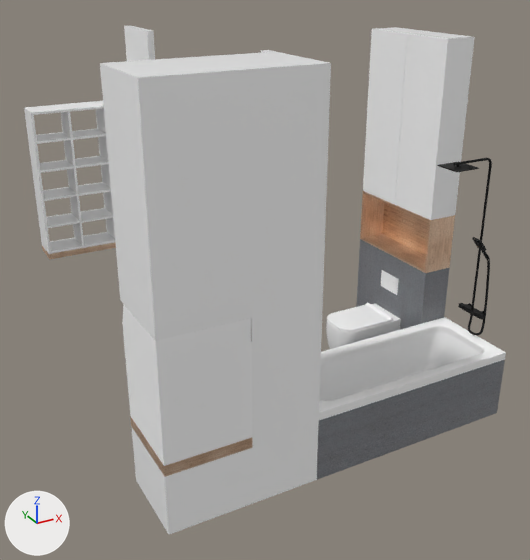
A saved change to the glTF model public/3dmodels/utility-room-v2.glb.
The view is the same before and after, from a 50 mm lens placed at (-2.6, -4.86, 3.32), pointed at (-0.03, -0.19, 0.99). Arrows for +X, +Y and +Z are at lower left; the lights stay in place. The first picture is the older version. Where no turn or scale is listed for an object, it has been applied to the vertices. Vertices at exactly the same position are counted once.
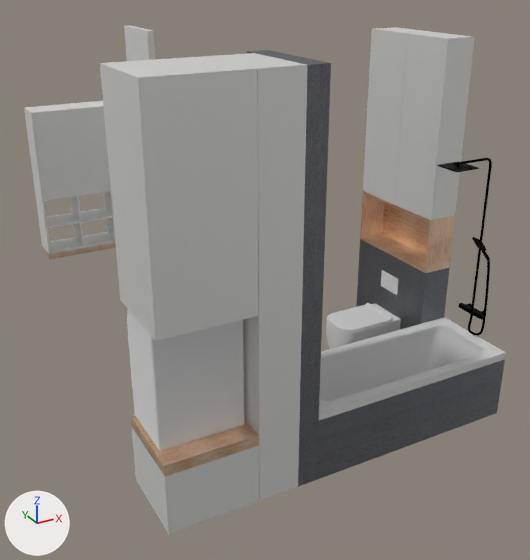
Where the newer file only moved an object's origin or applied its transform, the numbers keep the older frame.

Changed parts and their boxes (x1, y1, x2, y2) in the pictures (530 x 560 px):
'Body32', recoloured, surface changed
    both: (100, 57, 251, 341)
'Body34', recoloured, surface changed, reshaped
    before: (251, 197, 319, 503)
    after: (243, 200, 304, 501)
'Body31', reshaped (10% narrower, 13% shorter)
    before: (122, 304, 252, 466)
    after: (127, 310, 244, 451)
'Body28', recoloured, surface changed
    both: (395, 32, 475, 220)
'Body33', recoloured, surface changed
    both: (210, 53, 308, 208)
'Body2', recoloured, surface changed (darker)
    both: (319, 317, 506, 420)
'Body4', surface changed, recoloured (darker)
    both: (317, 360, 505, 480)
'Body44', recoloured, surface changed, reshaped
    both: (24, 101, 115, 254)
'Body20', recoloured, surface changed
    both: (261, 50, 331, 482)
'Body1.002', recoloured, surface changed
    both: (131, 427, 253, 534)
'Body43', recoloured, surface changed (darker)
    both: (363, 27, 430, 204)
'Body26', surface changed, recoloured (darker)
    both: (356, 239, 449, 329)
'Body2.001', recoloured, surface changed
    both: (327, 302, 393, 332)
'Body1', recoloured, surface changed
    both: (326, 303, 401, 349)
'Body41', recoloured, surface changed
    both: (124, 25, 155, 61)
'Body1.001', recoloured
    both: (454, 158, 492, 318)
'Body7', recoloured
    both: (468, 259, 490, 336)
'Body3', recoloured, surface changed
    both: (381, 270, 399, 295)
'Body5.001', recoloured (dark grey to black)
    both: (437, 161, 476, 172)
'Body6', recoloured
    both: (472, 237, 490, 260)
'Body3.001', recoloured
    both: (478, 313, 485, 320)
'Body5', recoloured, surface changed
    both: (389, 280, 395, 288)
'Body4.001', recoloured, surface changed
    both: (384, 277, 389, 285)
'Body2.002', recoloured
    both: (458, 303, 464, 309)
part 1 of me_body20, reshaped
    before: (261, 50, 331, 482)
    after: (247, 50, 331, 487)
part 4 of me_body44, built on
    both: (25, 101, 115, 253)
part 5 of me_body1, reshaped
    after: (327, 303, 401, 349)
part 6 of me_body1, recoloured
    both: (326, 319, 399, 345)
part 7 of me_body2_001, added
    after: (327, 304, 391, 332)
part 8 of me_body2_001, added
    after: (366, 302, 392, 320)
part 9 of me_body2_001, recoloured
    both: (357, 320, 391, 330)
part 10 of me_body3, added
    after: (381, 270, 399, 294)

The change, as a list of edits to the scene's bpy script:
```text
Change mat_abs__white:
    mat_abs__white.base_color: (1.0, 1.0, 1.0) -> (0.823, 0.823, 0.813)  # white #ffffff -> white #eaeae9
    mat_abs__white.roughness: 0.185 -> 0.76
    mat_abs__white.metallic: 0.0 -> 1.0
Change mat_abs__white___1:
    mat_abs__white___1.base_color: (0.0319, 0.0319, 0.0319) -> (0.0, 0.0, 0.0)  # dark grey #323232 -> black #000000
Change me_body2:
    where me_body2.from_pydata(...)  # 952 vertices, 1900 faces; spans x -0.85..0.85, y -0.35..0.35, z 0.1..0.55
    remove me_body2.materials.append(mat_abs__white)  # white #ffffff
    add me_body2.materials.append(mat_ceramic)  # white #e7e7e7
Change me_body4:
    where me_body4.from_pydata(...)  # 16 vertices, 32 faces; spans x -0.85..0.85, y -0.35..0.35, z 0.0..0.49
    remove me_body4.materials.append(mat_material_001)  # picture img_gray_tiles
    add me_body4.materials.append(mat_tilesnew)  # picture img_gray_tiles
Change me_body20:
    remove me_body20.from_pydata(...)  # 8 vertices, 12 faces; spans x -0.35..-0.3, y -1.42..-0.72, z 0.0..2.8
    remove me_body20.materials.append(mat_abs__white)  # white #ffffff
    add me_body20.from_pydata(...)  # 32 vertices, 60 faces; spans x -0.45..-0.3, y -1.42..-0.72, z 0.0..2.8
    me_body20 part 1
    4 vertices are removed from x -0.35, y -1.42..-0.72, z 0.0..2.8
    12 faces are deleted
    16 vertices are added at x -0.45..-0.43, y -1.42..-0.72, z 0.0..2.8
    12 new vertices lie (0.13, 0.0, 0.0) away from vertices in x -0.43, y -1.32..-0.82, z 1.3..2.12
    60 new faces join them
    add me_body20.materials.append(mat_tilesnew)  # picture img_gray_tiles
Change me_body26:
    where me_body26.from_pydata(...)  # 8 vertices, 12 faces; spans x 1.15..1.4, y -0.715..0.185, z 0.0..1.0
    remove me_body26.materials.append(mat_material_001)  # picture img_gray_tiles
    add me_body26.materials.append(mat_tilesnew)  # picture img_gray_tiles
Change me_body31:
    remove me_body31.from_pydata(...)  # 336 vertices, 667 faces; spans x -1.4..-0.8, y -1.415..-0.765, z 0.53..1.38
    remove me_body31.materials.append(mat_material_002)  # picture img_washingmachine
    add me_body31.from_pydata(...)  # 493 vertices, 980 faces; spans x -1.375..-0.775, y -1.265..-0.765, z 0.53..1.38
    me_body31 part 2: 336 vertices removed from x -1.4..-0.8, y -1.415..-0.765, z 0.53..1.38; 493 vertices added at x -1.375..-0.775, y -1.265..-0.765, z 0.53..1.38
    add me_body31.materials.append(mat_ceramic)  # white #e7e7e7
Change me_body34:
    remove me_body34.from_pydata(...)  # 8 vertices, 12 faces; spans x -0.8..-0.35, y -1.42..-0.82, z 0.0..2.05
    add me_body34.from_pydata(...)  # 8 vertices, 12 faces; spans x -0.75..-0.45, y -1.42..-0.82, z 0.0..2.05
    me_body34 part 3: the whole mesh is rebuilt
Change me_body44:
    remove me_body44.from_pydata(...)  # 128 vertices, 312 faces; spans x -1.4..-0.5, y 1.165..1.415, z 1.0..2.2
    add me_body44.from_pydata(...)  # 57 vertices, 134 faces; spans x -1.4..-0.5, y 1.165..1.415, z 1.0..2.2
    me_body44 part 4
    72 vertices are removed from x -1.382..-0.518, y 1.165..1.415, z 1.489..2.182
    256 faces are deleted
    1 vertex is added at (-0.95, 1.165, 1.6)
    78 new faces join them
Change me_body1:
    remove me_body1.from_pydata(...)  # 794 vertices, 1584 faces; spans x -0.231..0.35, y -0.183..0.183, z 0.0..0.375
    add me_body1.from_pydata(...)  # 1809 vertices, 3614 faces; spans x -0.232..0.35, y -0.184..0.184, z 0.0..0.375
    me_body1 part 5: 10 vertices moved within x -0.16..-0.1, y -0.113..0.113, z 0.37; 1015 vertices added at x -0.232..0.35, y -0.184..0.184, z 0.0..0.375
    me_body1 part 6: 582 faces spanning x -0.23..0.35, y -0.183..0.182, z 0.003..0.375 switch from mat_abs__white (white #ffffff) to mat_ceramic (white #e7e7e7)
Change me_body2_001:
    remove me_body2_001.from_pydata(...)  # 100 vertices, 196 faces; spans x -0.225..0.269, y -0.178..0.178, z 0.375..0.409
    add me_body2_001.from_pydata(...)  # 190 vertices, 376 faces; spans x -0.225..0.269, y -0.178..0.178, z 0.375..0.409
    me_body2_001 part 7: 75 vertices added at x -0.225..0.072, y -0.177..0.176, z 0.375..0.391
    me_body2_001 part 8: 11 vertices added at x 0.242..0.269, y -0.177..0.0, z 0.376..0.409
    me_body2_001 part 9: 12 faces spanning x -0.217..0.268, y -0.178..0.177, z 0.375..0.409 switch from mat_abs__white (white #ffffff) to mat_ceramic (white #e7e7e7)
    other edits to the shape of me_body2_001 do not show in these pictures
Change me_body3:
    remove me_body3.from_pydata(...)  # 306 vertices, 616 faces; spans x 0.344..0.35, y -0.115..0.115, z 0.575..0.725
    remove me_body3.materials.append(mat_abs__white)  # white #ffffff
    add me_body3.from_pydata(...)  # 520 vertices, 1044 faces; spans x 0.344..0.35, y -0.115..0.115, z 0.575..0.725
    me_body3 part 10: 200 vertices added at x 0.344..0.35, y -0.115..0.115, z 0.575..0.725
    other edits to the shape of me_body3 do not show in these pictures
    add me_body3.materials.append(mat_ceramic)  # white #e7e7e7
```
